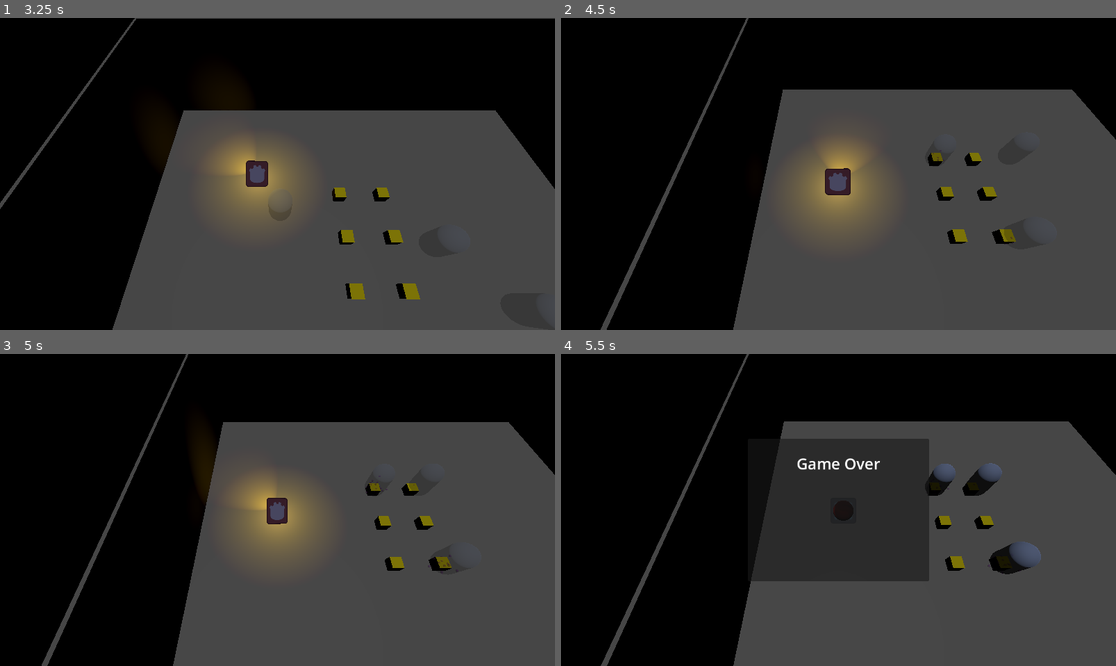
Above: before the commit, frames 1-4 (two rows, left to right).
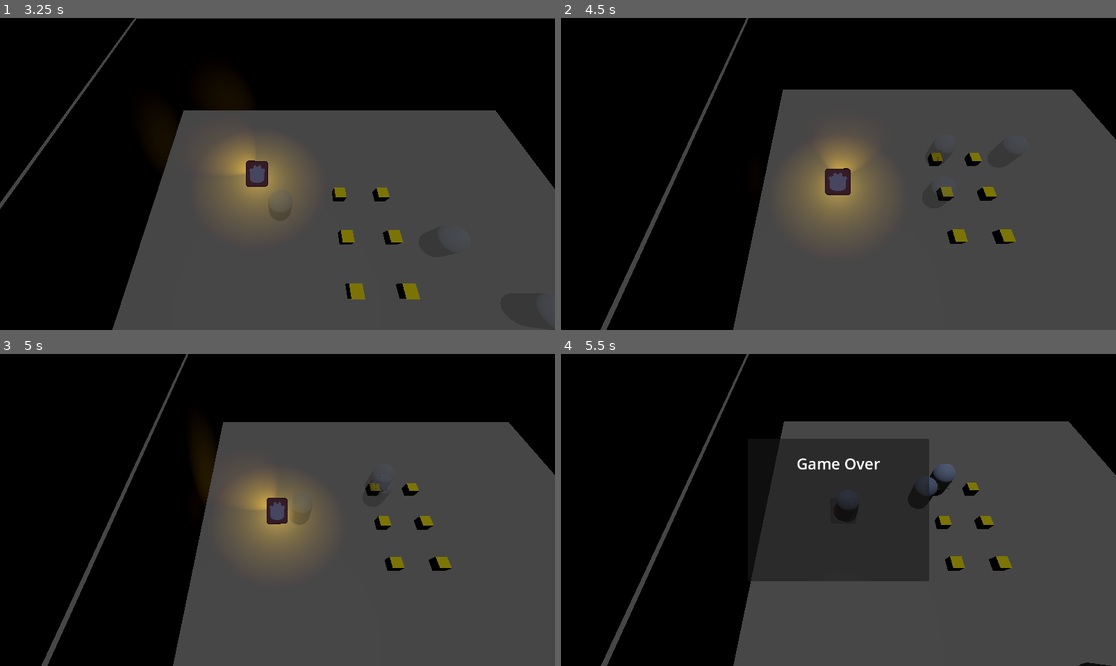
Above: after the commit, the same moments.

Repository: Rusty-Rat-Studios/dead-living-and-dying
Game: Godot game, scene res://test/2.2_ghost_possessable_interaction/2.2_many_ghosts_many_possessables.tscn
Same seed, same stepped clock (60 frames per second), same inputs: the game is played once before the commit and once after it. This scene is started directly instead of the project's main scene. The engine's default icon, where the game draws it, is replaced by a stand-in: a white triangle on a blue panel in a dark square.
Inputs (mouse positions are in pixels of both pictures, inside the frame that each line leads up to):
- Up to frame 1 (3.25 s): tap Enter at 0.5 s; move the mouse to (249, 236) at 0.52 s; hold Up (ui_up) 0.53-2.03 s; tap E (interact) at 0.6, 2.85 s; tap Keypad Enter (ui_accept) at 0.77, 1.52, 3.02 s; move the mouse to (444, 220) at 1.27 s; click (444, 220) at 1.35 s; move the mouse to (111, 127) at 2.02 s; hold Left (ui_left) from 2.03 s (still down); tap Tab at 2.1 s; move the mouse to (305, 174) at 2.77 s
- Up to frame 2 (4.5 s): move the mouse to (755, 96) at 3.52 s; release Left (ui_left) at 3.53 s; press the mouse at (755, 96) at 3.53 s; hold Down (ui_down) 3.53-4.25 s; tap Keypad Enter (ui_accept) at 3.77 s; tap Escape (ui_cancel) at 4.15 s; release the mouse at (755, 96) at 4.25 s; click "START" at 4.25 s
- Up to frame 3 (5 s): no input
- Up to frame 4 (5.5 s): move the mouse to (960, 494) at 5.02 s; hold Right (ui_right) from 5.03 s (still down); tap Tab at 5.1 s; tap Keypad Enter (ui_accept) at 5.27 s

Frame 1 is identical in both runs. In frame 2, less than 0.1% of the frame differs, in the area x 79-82%, y 67-73%; in frame 3, 0.2%; in frame 4, 1.0%, in the area x 50-99%, y 34-100%.

Commit message:
Add ghost option to attack player in DYING; add ghost to bottom room

Diff:
--- a/game.tscn
+++ b/game.tscn
@@ -74,15 +74,11 @@
 [node name="Shrine2" parent="WorldGrid/RoomBottom" instance=ExtResource("11_6msjq")]
 transform = Transform3D(1, 0, 0, 0, 1, 0, 0, 0, 1, 0, 1, -6)
 
-[node name="WallPainting" parent="WorldGrid/RoomBottom" instance=ExtResource("14_4x2p3")]
-transform = Transform3D(1, 0, 0, 0, 1, 0, 0, 0, 1, 2, 1.5, -9.85)
-
-[node name="WallPainting2" parent="WorldGrid/RoomBottom" instance=ExtResource("14_4x2p3")]
-transform = Transform3D(1, 0, 0, 0, 1, 0, 0, 0, 1, -2, 1.5, -9.85)
-
 [node name="KeyItemWorld" parent="WorldGrid/RoomBottom" instance=ExtResource("12_tee81")]
 transform = Transform3D(1, 0, 0, 0, 1, 0, 0, 0, 1, 4, 1, 0)
 
+[node name="Ghost" parent="WorldGrid/RoomBottom" instance=ExtResource("9_t4a6d")]
+
 [node name="RoomCenter" type="Node3D" parent="WorldGrid"]
 transform = Transform3D(1, 0, 0, 0, 1, 0, 0, 0, 1, 0, 0, -20)
 script = ExtResource("10_uwref")
--- a/ghost/state_attacking.gd
+++ b/ghost/state_attacking.gd
@@ -12,8 +12,8 @@
 
 
 func enter() -> void:
-	# guard to ensure player is in room and DEAD when entering attack state
-	if not (_parent.player_in_room and PlayerHandler.get_player_state() == PlayerStateMachine.States.DEAD):
+	# guard to ensure player is in room and DYING or DEAD when entering attack state
+	if not (_parent.player_in_room and not PlayerHandler.get_player_state() == PlayerStateMachine.States.LIVING):
 		change_state(GhostStateMachine.States.WAITING)
 		return
 	_parent.speed = ATTACK_SPEED
--- a/ghost/state_waiting.gd
+++ b/ghost/state_waiting.gd
@@ -3,8 +3,9 @@
 const WAITING_SPEED: float = 3.0
 const PAUSE_DURATION_MAX: float = 3.0
 const PAUSE_DURATION_MIN: float = 1.0
-const POSSESS_CHANCE: float = .75
-const WAIT_CHANCE: float = .25
+const POSSESS_CHANCE: float = 0.5
+const ATTACK_CHANCE: float = 0.25
+const WAIT_CHANCE: float = 0.25
 
 var room_boundaries: Rect2 # select random points in room to wander to
 
@@ -68,15 +69,18 @@
 func pause() -> void:
 	# pause movement behavior until timer expires
 	is_paused = true
+	print("ghost pause")
 	# use variable reference to allow disabling the timer on state exit()
 	pause_timer.wait_time = RNG.rng.randf_range(PAUSE_DURATION_MIN, PAUSE_DURATION_MAX)
 	pause_timer.start()
 	await pause_timer.timeout
 	is_paused = false
+	print("ghost pause finish")
 
-	# 25/75 chance to continue waiting or possess item
+	# weighted chances for choosing next action
 	var choices: Dictionary = {
 		_possess: POSSESS_CHANCE,
+		_attack: ATTACK_CHANCE,
 		set_random_target: WAIT_CHANCE
 	}
 	RNG.call_weighted_random(choices)
@@ -84,3 +88,10 @@
 
 func _possess() -> void:
 	change_state(GhostStateMachine.States.POSSESSING)
+
+
+func _attack() -> void:
+	print("ghost attak")
+	# attack state will check if player is in DYING state
+	# if player is living, return to WAITING which defaults to set_random_target()
+	change_state(GhostStateMachine.States.ATTACKING)
